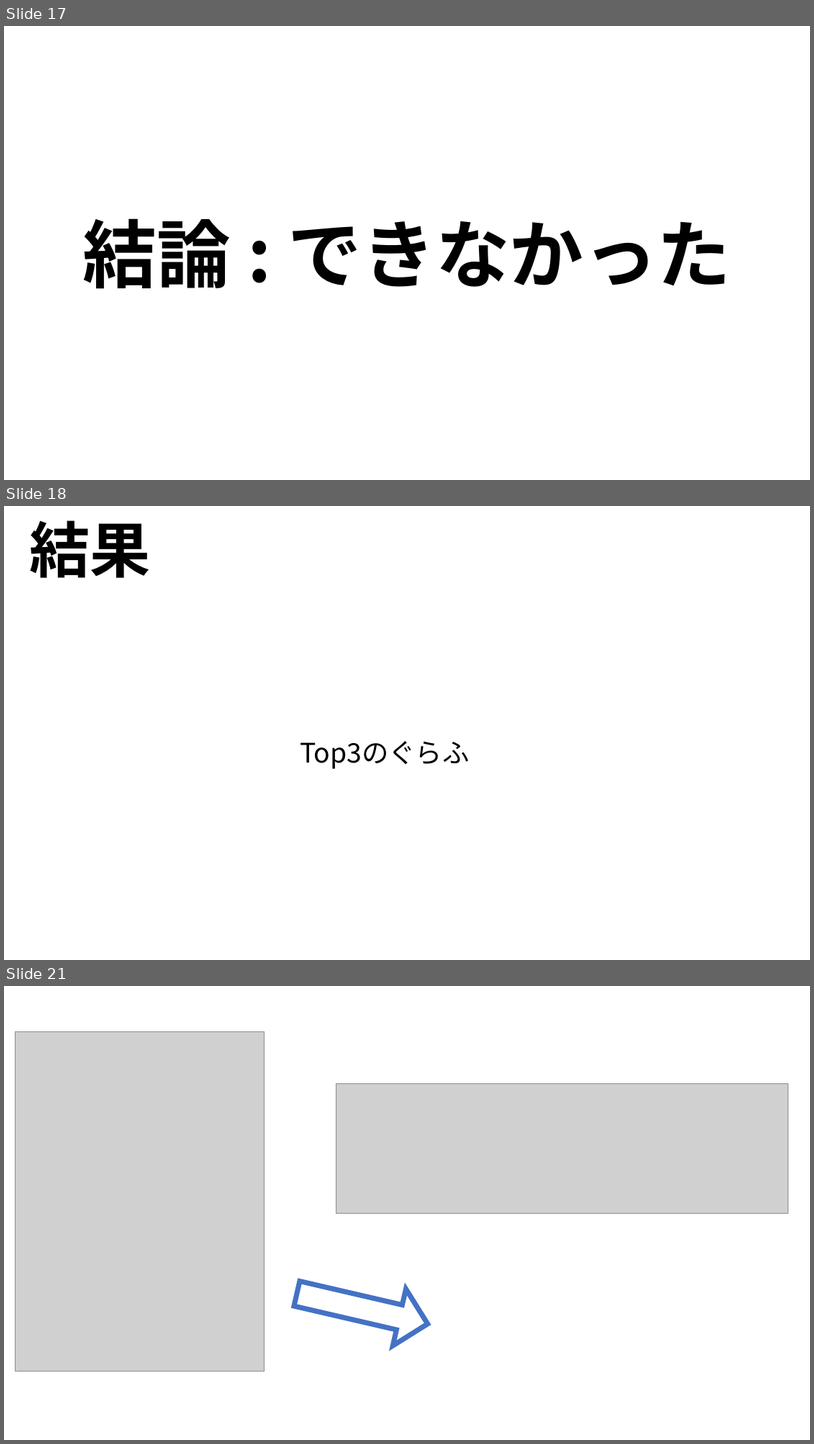
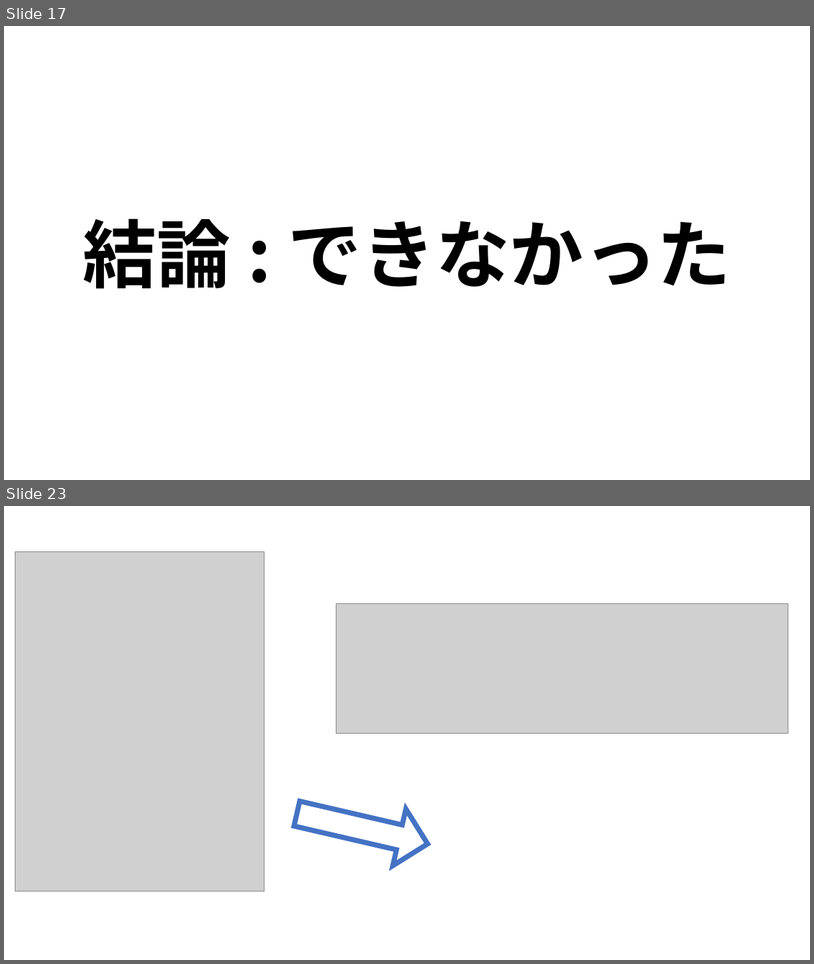
Before and after one commit to ryoww/PBL_stock, a slide deck: 最終報告.pptx. Shown one above the other, each under a label of ours: slides 17, 18 and 21 before the commit, slides 17 and 23 after it; the slides between them are not shown. The pictures are 814x1444 and 814x964 pixels, drawn with LibreOffice and Linux fonts; fonts in the diff are those of the drawing; grey boxes stand for pictures. Boxes give left, top, right and bottom in pixels: in the first picture for what was removed or moved away, otherwise in the second. Text is boxed around its words. In the diff, an @@ line names an element or a change of style, - is before the commit and + after.

```diff
--- a/最終報告.pptx
+++ b/最終報告.pptx
@@ slide 18 removed at <box>4,506,810,960</box>, background #FFFFFF @@
@@ text removed at <box>30,520,151,578</box> @@
-結果
@@ text removed at <box>300,741,470,769</box> @@
-Top3のぐらふ
@@ what was slide 21 is now slide 23 @@
```
Also in this commit, not shown: 3 slides changed, 3 slides added.
